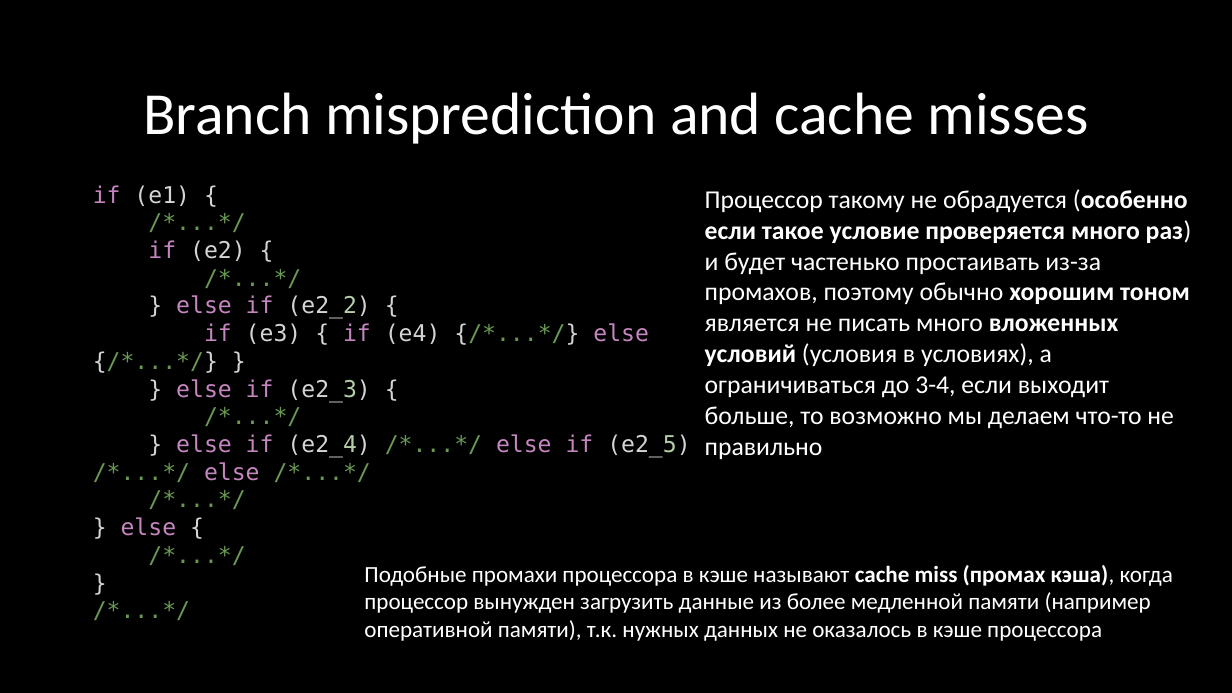
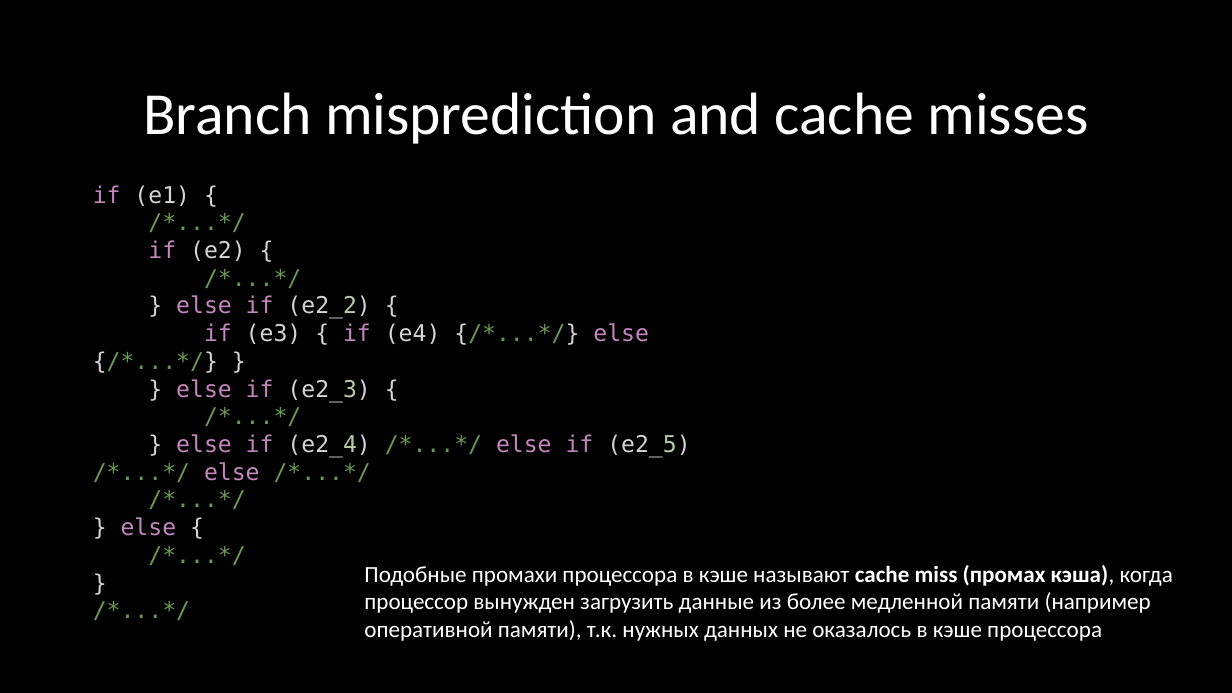
Before and after one commit to kruffka/C-Programming, a slide deck: slide 26 of 1_conditions/1_conditions.pptx. Drawn at 1232x693 pixels with LibreOffice and Linux fonts; fonts in the diff are those of the drawing. Boxes give left, top, right and bottom in pixels: in the first picture for what was removed or moved away, otherwise in the second. Text is boxed around its words. In the diff, an @@ line names an element or a change of style, - is before the commit and + after.

```diff
--- a/1_conditions/1_conditions.pptx
+++ b/1_conditions/1_conditions.pptx
@@ text removed at (705, 189, 1192, 459) @@
-Процессор такому не обрадуется (особенно если такое условие проверяется много раз) и будет частенько простаивать из-за промахов, поэтому обычно хорошим тоном является не писать много вложенных условий (условия в условиях), а ограничиваться до 3-4, если выходит больше, то возможно мы делаем что-то не правильно
```
Also in this commit, not shown: 4 other slides changed.
